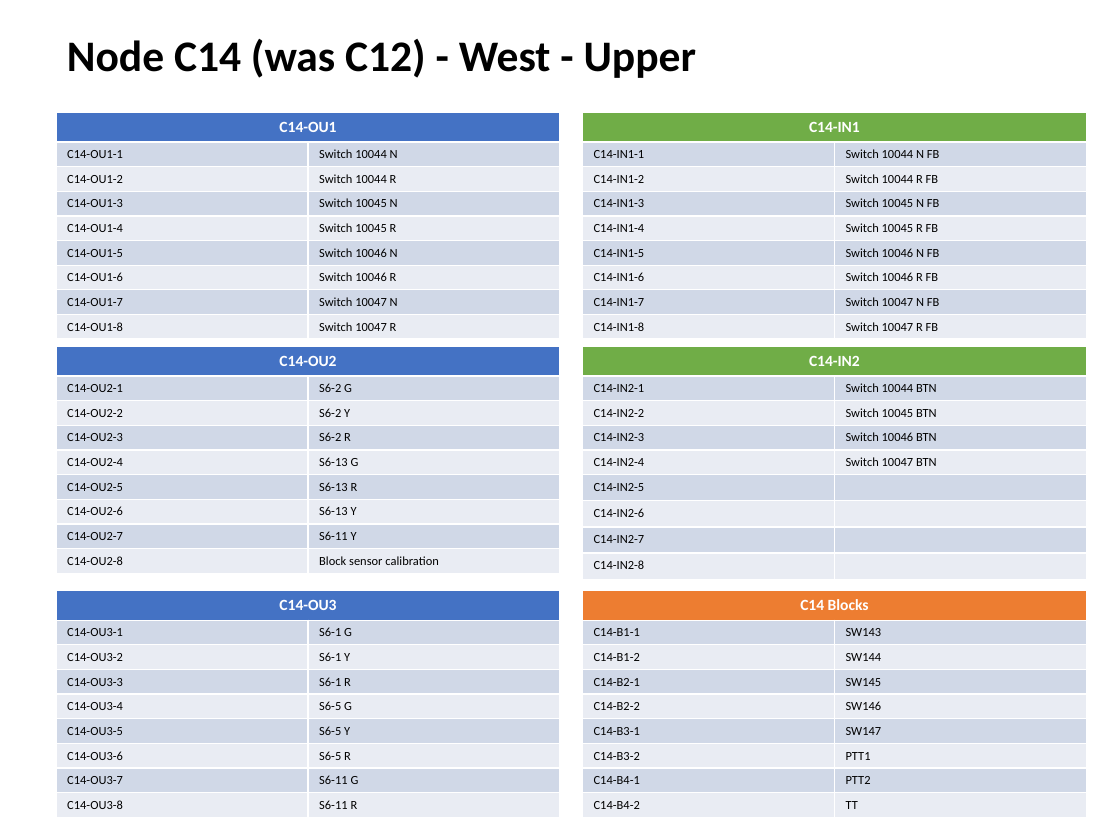
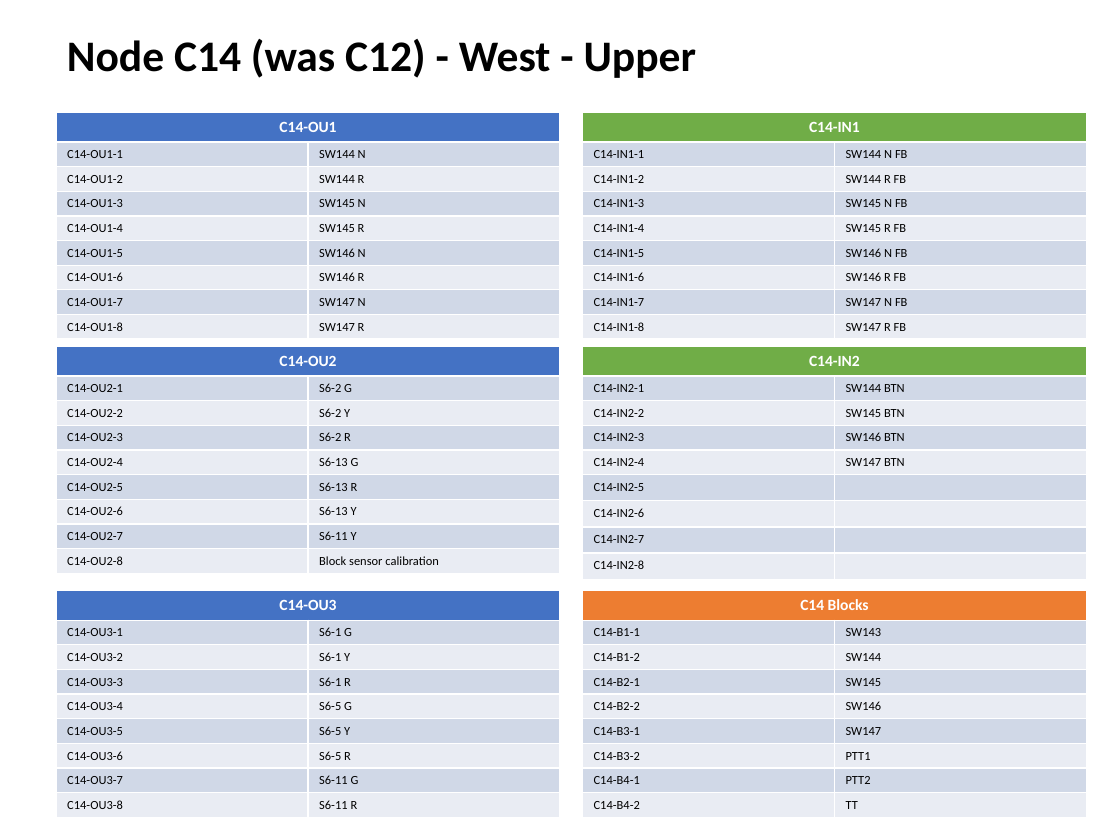
Before and after one commit to lnevo/hart, a slide deck: slide 10 of docs/wiring/Wiring_Schematic.pptx. Drawn at 1120x840 pixels with LibreOffice and Linux fonts; fonts in the diff are those of the drawing. Boxes give left, top, right and bottom in pixels: in the first picture for what was removed or moved away, otherwise in the second. Text is boxed around its words. In the diff, an @@ line names an element or a change of style, - is before the commit and + after.

```diff
--- a/docs/wiring/Wiring_Schematic.pptx
+++ b/docs/wiring/Wiring_Schematic.pptx
@@ table at bbox=[56, 112, 560, 335] @@
-row 2, column 2: Switch 10044 N
+row 2, column 2: SW144 N
-row 3, column 2: Switch 10044 R
+row 3, column 2: SW144 R
-row 4, column 2: Switch 10045 N
+row 4, column 2: SW145 N
-row 5, column 2: Switch 10045 R
+row 5, column 2: SW145 R
-row 6, column 2: Switch 10046 N
+row 6, column 2: SW146 N
-row 7, column 2: Switch 10046 R
+row 7, column 2: SW146 R
-row 8, column 2: Switch 10047 N
+row 8, column 2: SW147 N
-row 9, column 2: Switch 10047 R
+row 9, column 2: SW147 R
@@ table at bbox=[582, 112, 1086, 335] @@
-row 2, column 2: Switch 10044 N FB
+row 2, column 2: SW144 N FB
-row 3, column 2: Switch 10044 R FB
+row 3, column 2: SW144 R FB
-row 4, column 2: Switch 10045 N FB
+row 4, column 2: SW145 N FB
-row 5, column 2: Switch 10045 R FB
+row 5, column 2: SW145 R FB
-row 6, column 2: Switch 10046 N FB
+row 6, column 2: SW146 N FB
-row 7, column 2: Switch 10046 R FB
+row 7, column 2: SW146 R FB
-row 8, column 2: Switch 10047 N FB
+row 8, column 2: SW147 N FB
-row 9, column 2: Switch 10047 R FB
+row 9, column 2: SW147 R FB
@@ table at bbox=[582, 346, 1086, 573] @@
-row 2, column 2: Switch 10044 BTN
+row 2, column 2: SW144 BTN
-row 3, column 2: Switch 10045 BTN
+row 3, column 2: SW145 BTN
-row 4, column 2: Switch 10046 BTN
+row 4, column 2: SW146 BTN
-row 5, column 2: Switch 10047 BTN
+row 5, column 2: SW147 BTN
```
Also in this commit, not shown: 6 other slides changed, 9 other files.
